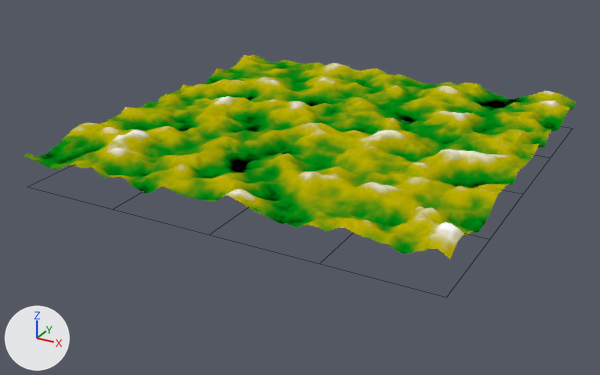
An edit to the Blender file 2_YT_CBC/2c/Colour By Height.blend, drawn before and after from the same camera.
One viewpoint serves both versions: a 50 mm camera at (17.6, -34.4, 14.2) aimed at (-0.7, -1.1, -2.5). Arrows for +X, +Y and +Z are at lower left; the lights stay in place. Mesh edges are drawn as thin lines.

Objects in the first picture: 'Mountians'.
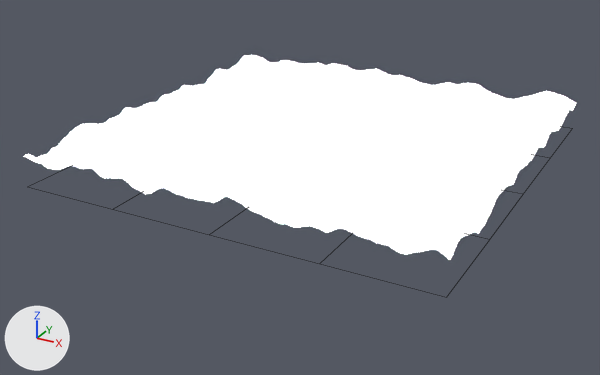
Changed parts and their boxes [x1, y1, x2, y2] in the pictures (600 x 375 px):
'Mountians', surface changed, reshaped: before [24, 55, 576, 259]; after [24, 55, 576, 260]
part 1 of me_plane_002, added: after [24, 55, 576, 260]

The change, as a list of edits to the scene's bpy script:
```text
Change ng_displacement:
    where n2 = _N.new('ShaderNodeMath'); n2.name = 'Math'
    n2.inputs[1].default_value: 29.6 -> 29.0  # 'Value'
Change mat_colour_based_on_height:
    remove # nodes: BsdfDiffuse, Displacement, Group x2, Mix, OutputMaterial, TexNoise, ValToRGB x2
    remove # colours: black #000000, white #ffffff, green #008913, yellow #bcb000
    nodes: BsdfDiffuse, Displacement, Group, OutputMaterial
Change me_plane_002:
    used by ob_mountians; location = (0.0, 0.0, -1.0)
    verts and faces of me_plane_002; kept vertices keep their numbers, new ones are numbered from 4
    remove me_plane_002.from_pydata(...)  # 4 vertices, 1 face; spans x -10.0..10.0, y -10.0..10.0, z 0.0
    add me_plane_002.from_pydata(...)  # 8 vertices, 2 faces; spans x -10.0..10.0, y -10.0..10.0, z 0.0
    me_plane_002 part 1
    add verts[4] = (-10.0, -10.0, 0.0)
    add verts[5] = (10.0, -10.0, 0.0)
    add verts[6] = (-10.0, 10.0, 0.0)
    add verts[7] = (10.0, 10.0, 0.0)
    add faces += [(4, 5, 7, 6)]
```
